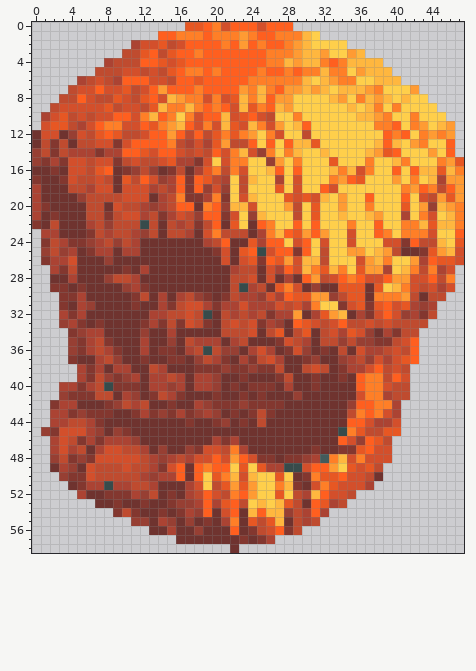
Edited in one commit: pixel-art sprite (objects/spooky/fidwell.scenery_small.smskull/images/2.png). That is the earlier state.
The file is 48x59 pixels.
The same view after the edit:
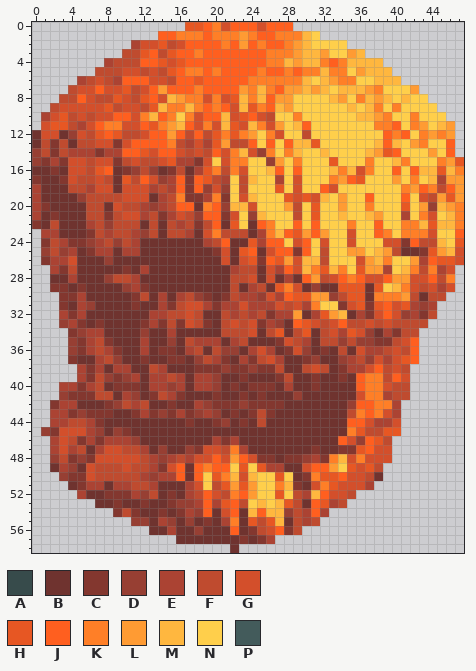
Palette (. is transparent): A #374b4b  B #6f332f  C #83372f  D #973f33  E #ab4333  F #bf4b2f  G #d34f2b  H #e75723  J #ff5f1f  K #ff7f27  L #ff9b33  M #ffb73f  N #ffcf4b  P #435b5b
Diff:
y 22: x 12 A -> B
y 25: x 25 A -> B
y 29: x 23 A -> B
y 32: x 19 A -> B
y 36: x 19 A -> B
y 40: x 8 A -> B
y 45: x 34 A -> B
y 48: x 32 P -> C
y 49: x 28..29 AA -> BB
y 51: x 8 A -> B
Where, in picture pixels (left, top, right, bottom), the same in both pictures:
changed: (140, 220, 149, 229)
changed: (203, 247, 266, 319)
changed: (203, 346, 212, 355)
changed: (104, 382, 113, 391)
changed: (284, 427, 347, 472)
changed: (104, 481, 113, 490)
